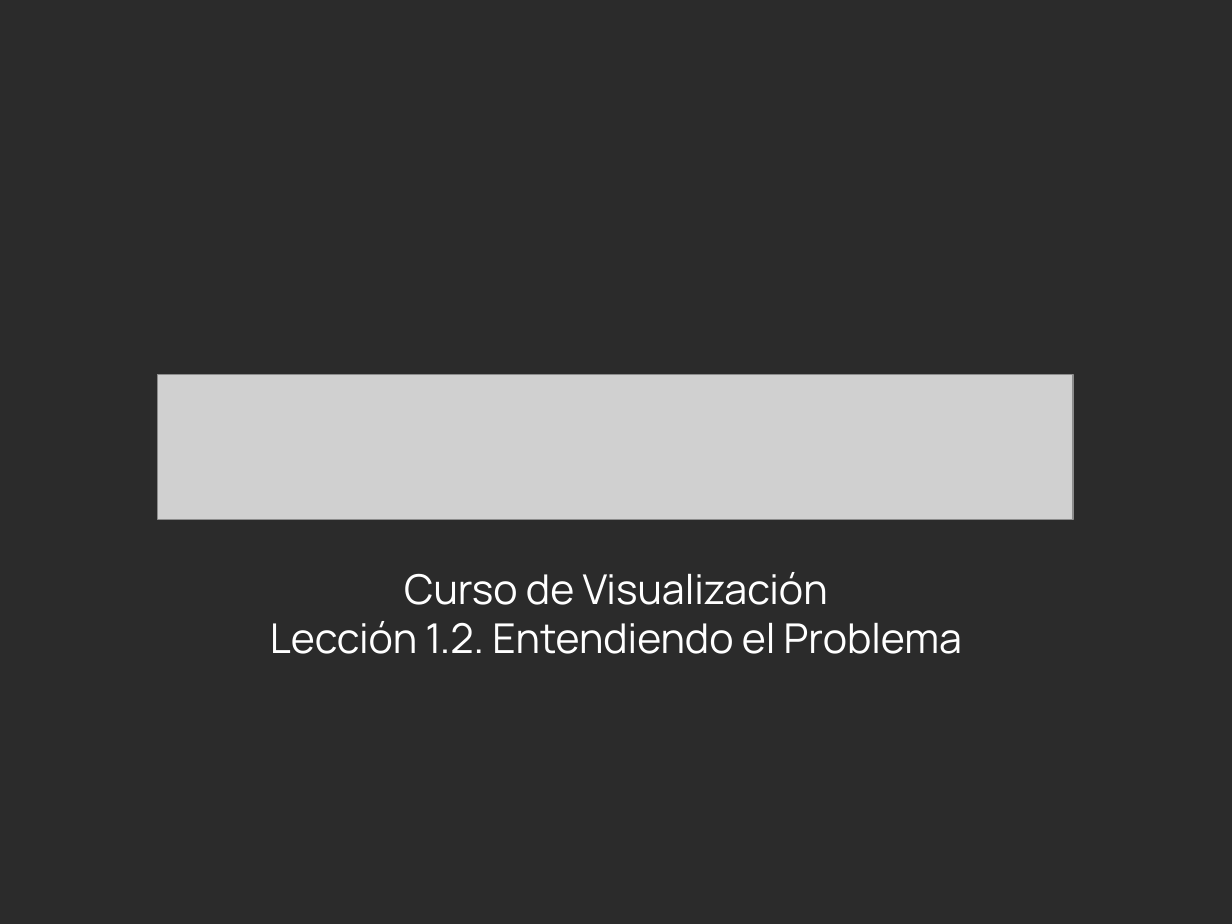
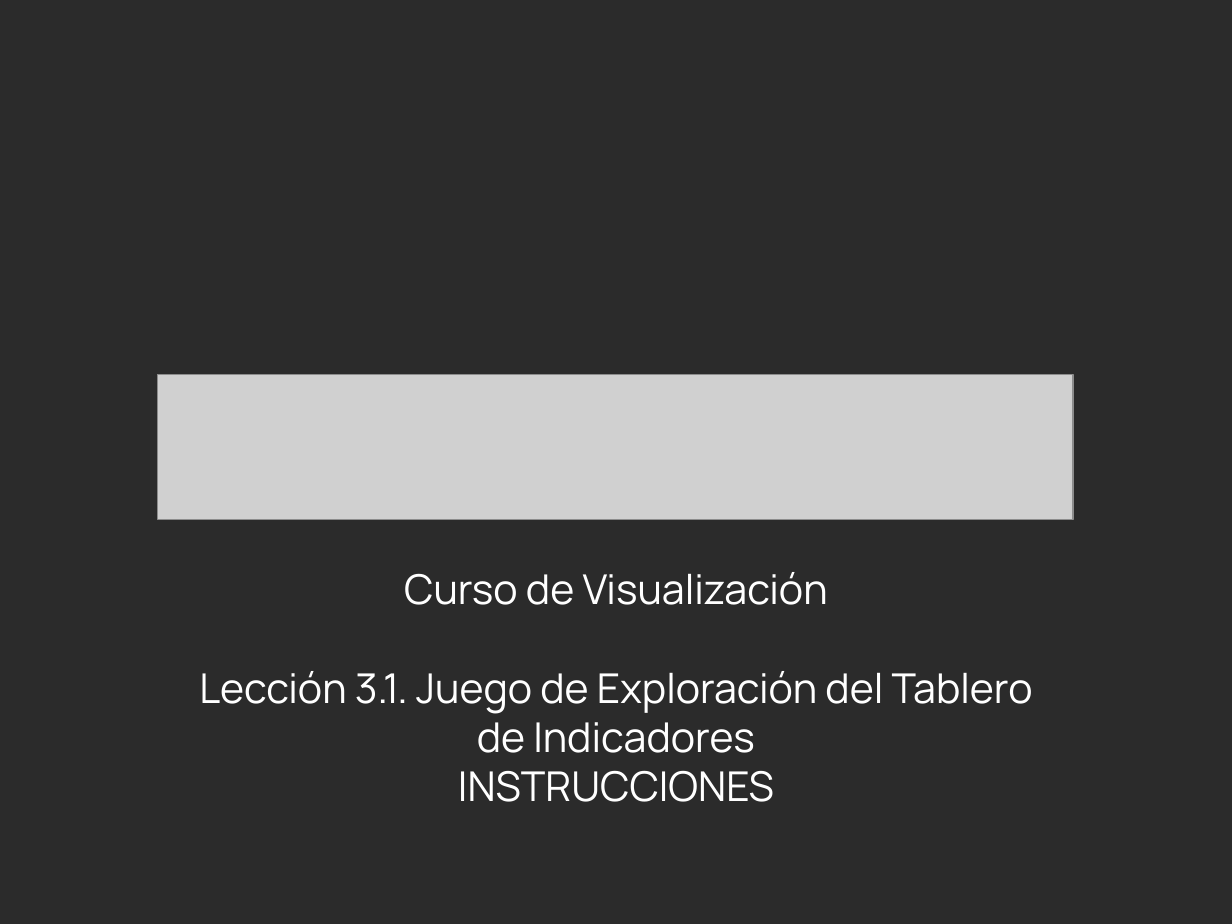
Before and after one commit to Laboratoria/curriculum, a slide deck: slide 1 of 18-data-visualization/Contenido Semana 1/3.1. Presentación - Instrucciones Juego.pptx. Drawn at 1232x924 pixels with LibreOffice and Linux fonts; fonts in the diff are those of the drawing; grey boxes stand for pictures; background and template pictures are left out; a plain dark background stands for a picture behind light text. Boxes give left, top, right and bottom in pixels: in the first picture for what was removed or moved away, otherwise in the second. Text is boxed around its words. In the diff, an @@ line names an element or a change of style, - is before the commit and + after.

```diff
--- a/18-data-visualization/Contenido Semana 1/3.1. Presentación - Instrucciones Juego.pptx
+++ b/18-data-visualization/Contenido Semana 1/3.1. Presentación - Instrucciones Juego.pptx
@@ subtitle at box(199, 671, 1033, 802): text changed @@
-Lección 1.2. Entendiendo el Problema
+Lección 3.1. Juego de Exploración del Tablero de Indicadores
+INSTRUCCIONES
```
Also in this commit, not shown: 1 slide added, 3 slides removed, 13 other files.
